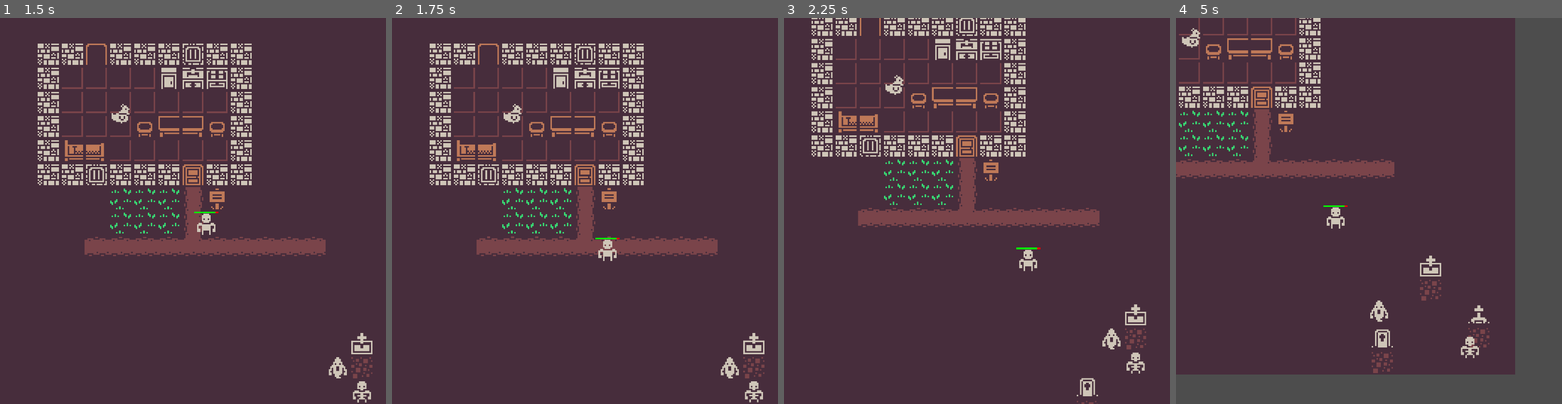
Above: before the commit, frames 1-4 (left to right).
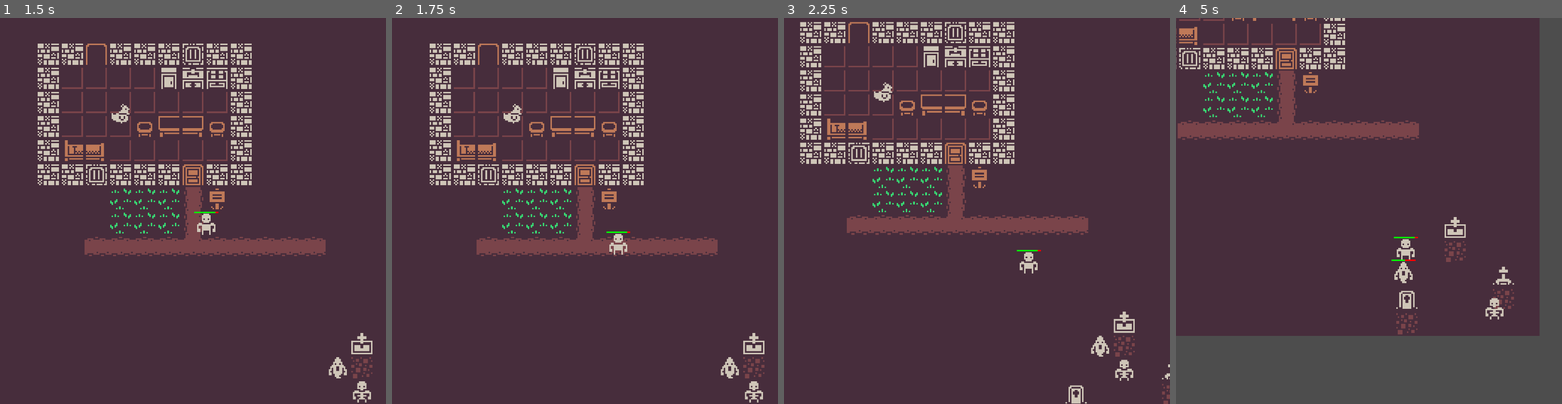
Above: after the commit, the same moments.

Repository: ojread/adventureland
Game: Godot game, scene res://scenes/world/world.tscn
Same seed, same stepped clock (60 frames per second), same inputs: the game is played once before the commit and once after it.
Inputs (mouse positions are in pixels of both pictures, inside the frame that each line leads up to):
- Up to frame 1 (1.5 s): tap Enter at 0.5 s; drag from (193, 211) to (231, 126) at 0.52 s; tap Space at 1.25 s; drag from (362, 392) to (173, 288) at 1.27 s
- Up to frame 2 (1.75 s): no input
- Up to frame 3 (2.25 s): move the mouse to (1119, 357) at 2.02 s; press the mouse at (1119, 357) at 2.03 s
- Up to frame 4 (5 s): release the mouse at (1511, 357) at 2.75 s; drag from (1241, 56) to (1253, 153) at 2.77 s; move the mouse to (1484, 268) at 3.52 s; press the mouse at (1484, 268) at 3.53 s; release the mouse at (1484, 268) at 4.25 s; drag from (1253, 153) to (1311, 114) at 4.27 s

Frame 1 is identical in both runs. In frame 2, 0.8% of the frame differs, in the area x 9-97%, y 7-100%; in frame 3, 15%; in frame 4, 25%, in the area x 0-95%, y 0-93%.

Commit message:
Attack better

Diff:
--- a/actors/actor.gd
+++ b/actors/actor.gd
@@ -22,8 +22,18 @@
 var health_bar_start_pos = Vector2(-8, -8)
 var health_bar_end_pos = Vector2(8, -8)
 
-func _ready() -> void:
-	nav.velocity_computed.connect(_velocity_computed)
+var can_attack: bool = true
+
+func _process(delta: float) ->void:
+	# Move toward the target actor if set.
+	if target_actor:
+		set_target_position(target_actor.position, true)
+
+		if position.distance_to(target_actor.position) < attack_range:
+			if can_attack:
+				target_actor.receive_damage(attack)
+				can_attack = false
+				$AttackTimer.start(1)
 
 func _draw() -> void:
 	_draw_health_bar()
@@ -36,21 +46,6 @@
 		draw_line(health_bar_mid_pos, health_bar_end_pos, Color.RED, 1)
 
 func _physics_process(delta: float) -> void:
-	_move()
-
-func set_target_position(target: Vector2):
-	nav.target_position = target
-
-func set_target_actor(target: Actor):
-	target_actor = target
-
-func receive_damage(damage: int):
-	hp -= damage
-	if hp <= 0:
-		die.emit(self)
-	queue_redraw()
-
-func _move() -> void:
 	# If we're at the target, stop
 	if nav.is_navigation_finished():
 		return
@@ -66,16 +61,39 @@
 	if nav.avoidance_enabled:
 		nav.set_velocity(new_velocity)
 	else:
-		_velocity_computed(new_velocity)
+		_on_navigation_agent_2d_velocity_computed(new_velocity)
 
 	# Do the movement
 	move_and_slide()
 
-func _velocity_computed(safe_velocity: Vector2):
-	velocity = safe_velocity
+func set_target_position(target: Vector2, is_actor: bool = false):
+	# Tell the navigation agent to move toward the position.
+	nav.target_position = target
+
+	# Desired distance from target is different for actors.
+	if is_actor:
+		nav.target_desired_distance = 16
+	else:
+		nav.target_desired_distance = 4
+
+func set_target_actor(target: Actor):
+	target_actor = target
+
+func receive_damage(damage: int):
+	hp -= damage
+	if hp <= 0:
+		die.emit(self)
+	queue_redraw()
 
 func _input_event(viewport: Viewport, event: InputEvent, shape_idx: int) -> void:
 	if event.is_action_pressed("click"):
 		viewport.set_input_as_handled()
 		#print("actor clicked")
 		clicked.emit(self)
+
+func _on_navigation_agent_2d_velocity_computed(safe_velocity: Vector2) -> void:
+	velocity = safe_velocity
+
+func _on_attack_timer_timeout() -> void:
+	# Ready to attack.
+	can_attack = true
--- a/actors/actor.tscn
+++ b/actors/actor.tscn
@@ -19,3 +19,6 @@
 path_postprocessing = 1
 
 [node name="AttackTimer" type="Timer" parent="."]
+
+[connection signal="velocity_computed" from="NavigationAgent2D" to="." method="_on_navigation_agent_2d_velocity_computed"]
+[connection signal="timeout" from="AttackTimer" to="." method="_on_attack_timer_timeout"]
--- a/components/player_controller.gd
+++ b/components/player_controller.gd
@@ -8,20 +8,14 @@
 var state := "idle"
 var target: Actor
 
-func attack_actor(_target: Actor):
-	state = "attack"
-	target = _target
-	print("Attacking ", target.name)
-	actor.set_target_position(target.position)
+#func attack_actor(_target: Actor):
+	#state = "attack"
+	#target = _target
+	#print("Attacking ", target.name)
+	#actor.set_target_position(target.position)
 
-func _process(delta: float) -> void:
-	if state == "attack" and target:
-		if actor.position.distance_to(target.position) <= actor.attack_range:
-			#print(state, target)
-#			# Attach a damage component or take the direct approach?
-			target.receive_damage(actor.attack)
-			#var damage_component = DamageComponent.instantiate()
-			#damage_component.source = actor
-			#damage_component.damage = actor.attack
-			#target.add_child(damage_component)
-	state = "idle"
+#func _process(delta: float) -> void:
+	#if state == "attack" and target:
+		#if actor.position.distance_to(target.position) <= actor.attack_range:
+			#target.receive_damage(actor.attack)
+	#state = "idle"
--- a/scenes/world/world.gd
+++ b/scenes/world/world.gd
@@ -75,7 +75,7 @@
 
 func on_actor_clicked(actor: Actor):
 	# Move player towards actor and interact when in range.
-	get_tree().call_group("PlayerController", "attack_actor", actor)
+	#get_tree().call_group("PlayerController", "attack_actor", actor)
 	player.set_target_actor(actor)
 	targeted_actor = actor
 
